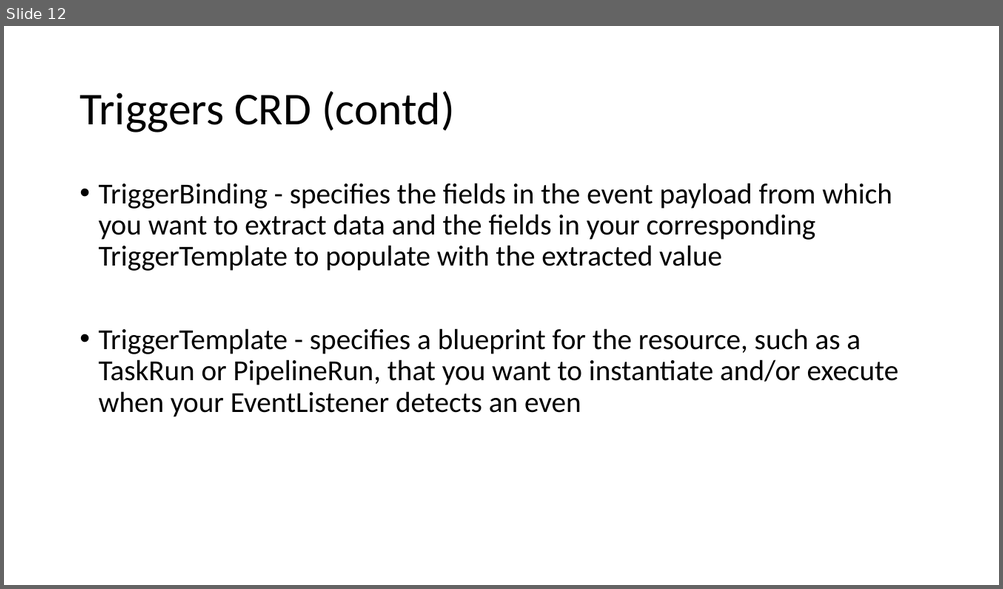
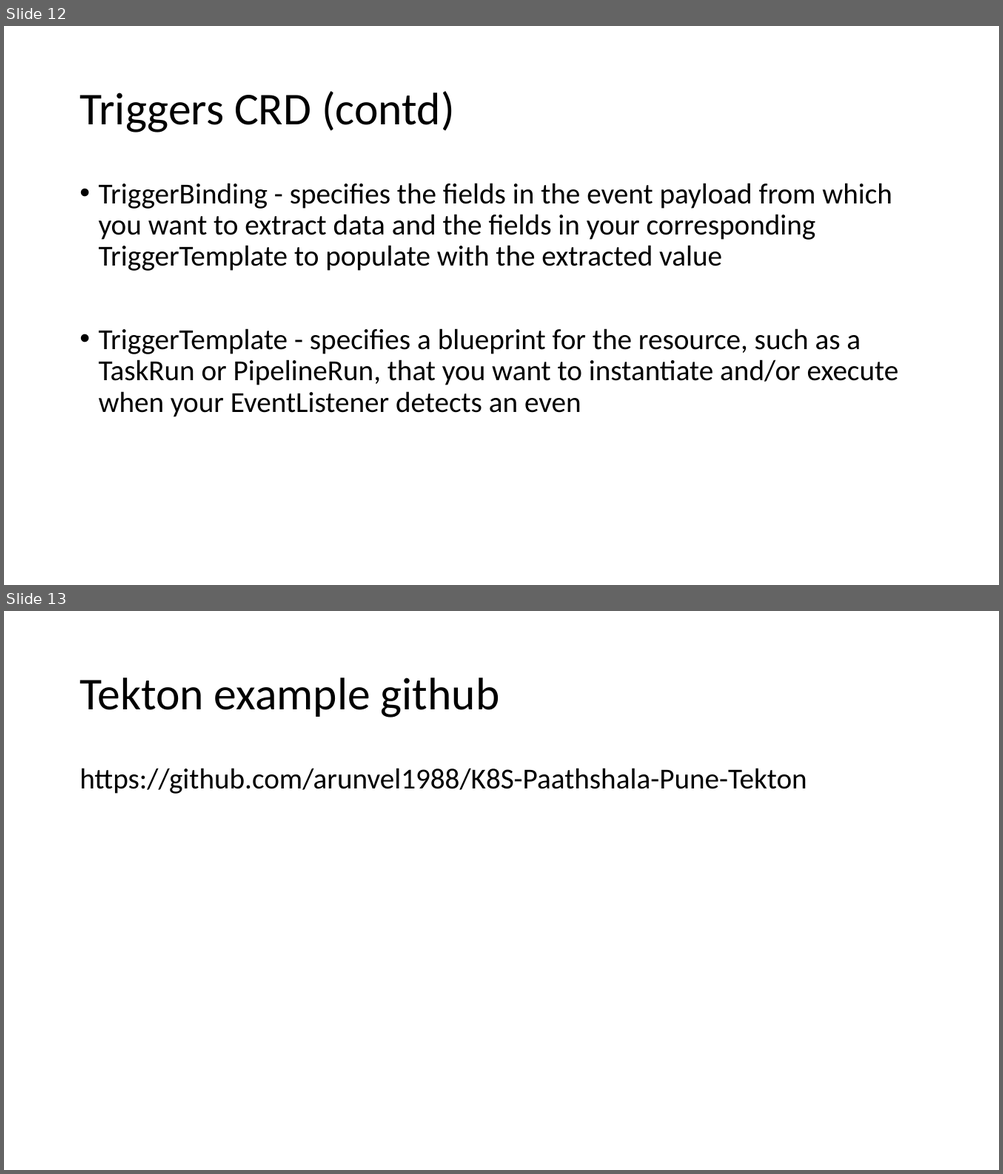
Before and after one commit to arunvel1988/K8S-Paathshala-Pune-Tekton, a slide deck: tekton ppt/Tekton.pptx. Shown one above the other, each under a label of ours: slide 12 before the commit, slides 12 and 13 after it. The pictures are 1003x589 and 1003x1174 pixels, drawn with LibreOffice and Linux fonts; fonts in the diff are those of the drawing. Boxes give left, top, right and bottom in pixels: in the first picture for what was removed or moved away, otherwise in the second. Text is boxed around its words. In the diff, an @@ line names an element or a change of style, - is before the commit and + after.

Commit message:
adding tekton code examples

```diff
--- a/tekton ppt/Tekton.pptx
+++ b/tekton ppt/Tekton.pptx
@@ slide 13 added at [4, 611, 999, 1170], background #FFFFFF @@
@@ title added at [79, 678, 500, 718], 44 pt, text #000000 @@
+Tekton example github
@@ text added at [79, 768, 806, 794], 28 pt, text #000000 @@
+https://github.com/arunvel1988/K8S-Paathshala-Pune-Tekton
```
Also in this commit, not shown: 2 slides changed.
